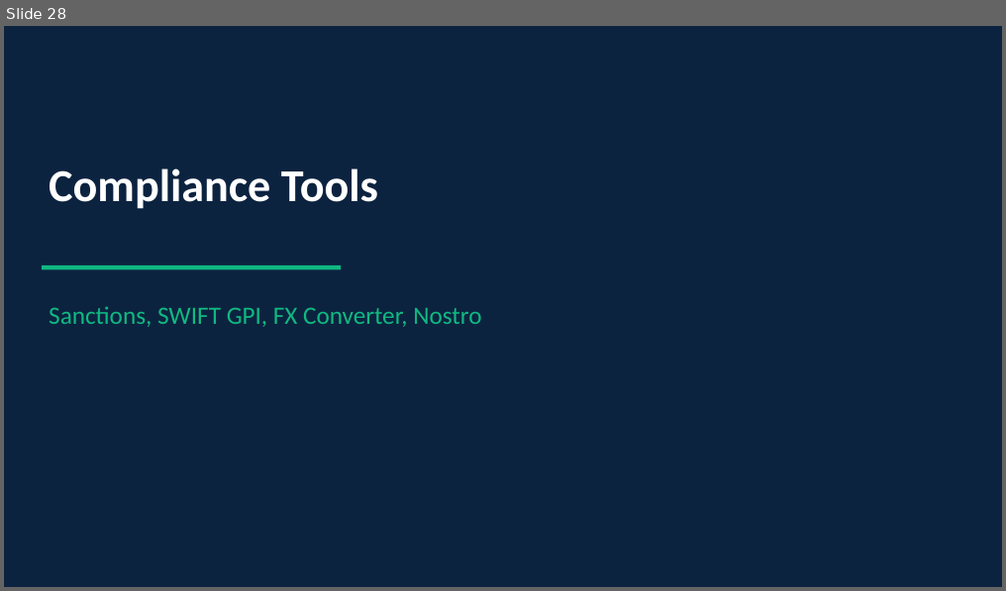
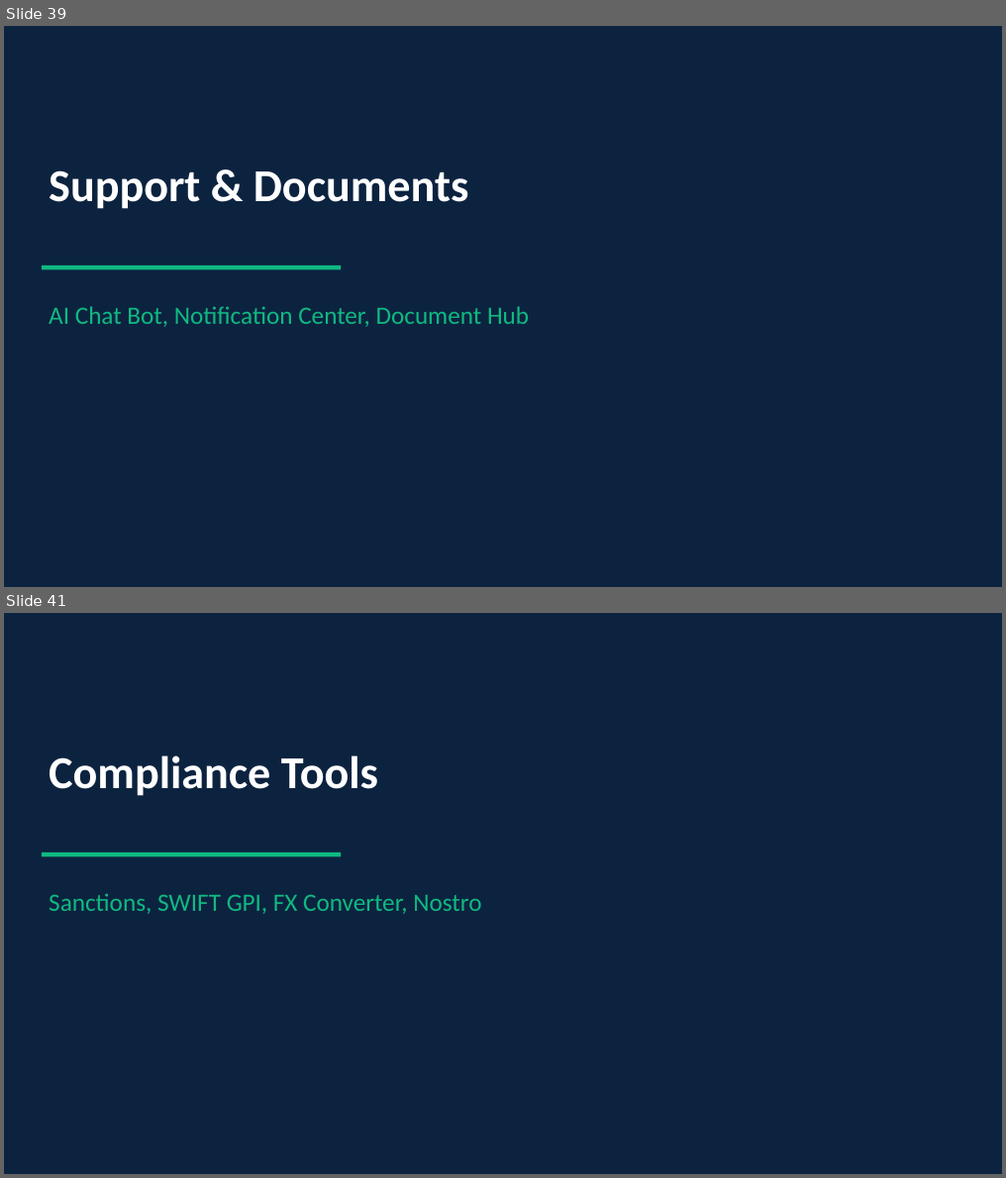
Before and after one commit to mohammedidriss/G9-IPTS, a slide deck: docs/G9-IPTS_Demo_Walkthrough.pptx. Shown one above the other, each under a label of ours: slide 28 before the commit, slides 39 and 41 after it; the slides between them are not shown. The pictures are 1006x591 and 1006x1178 pixels, drawn with LibreOffice and Linux fonts; fonts in the diff are those of the drawing. Boxes give left, top, right and bottom in pixels: in the first picture for what was removed or moved away, otherwise in the second. Text is boxed around its words. In the diff, an @@ line names an element or a change of style, - is before the commit and + after.

```diff
--- a/docs/G9-IPTS_Demo_Walkthrough.pptx
+++ b/docs/G9-IPTS_Demo_Walkthrough.pptx
@@ slide 39 added at (4,26,1002,587), background #0C2340; not listed: 1 template element that a slide beside it also shows @@
@@ text added at (49,171,469,209), 44 pt, text #FFFFFF, bold @@
+Support & Documents
@@ text added at (49,306,529,327), 24 pt, text #10B981 @@
+AI Chat Bot, Notification Center, Document Hub
@@ what was slide 28 is now slide 41 @@
```
Also in this commit, not shown: 7 slides changed, 15 other slides added, 3 slides removed, 20 other files.
